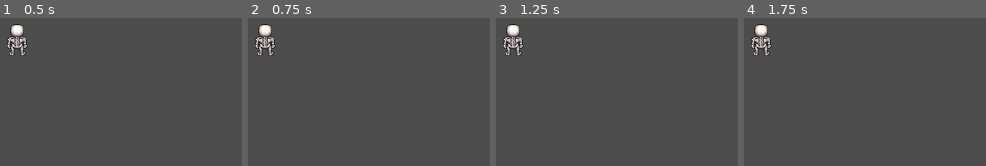
Above: before the commit, frames 1-4 (left to right).
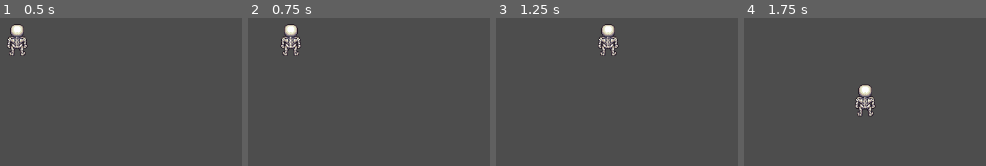
Above: after the commit, the same moments.

Repository: katemayoneill/vape-game
Game: Godot game, scene res://characters/Playground.tscn
The game is run twice, just before and just after one commit, with the same random seed, the same clock (stepped at 60 frames per second) and the same inputs.
Inputs:
- Up to frame 1 (0.5 s): no input
- Up to frame 2 (0.75 s): tap Enter at 0.5 s; hold Right (right, bound only after the commit) from 0.53 s (still down)
- Up to frame 3 (1.25 s): keep holding Right (right, bound only after the commit)
- Up to frame 4 (1.75 s): release Right (right, bound only after the commit) at 1.28 s; hold Down (down, bound only after the commit) from 1.28 s (still down)

Frame 1 is identical in both runs. In frame 2, 2.1% of the frame differs, in the area x 2-22%, y 4-25%; in frame 3, 2.1%; in frame 4, 2.2%, in the area x 2-55%, y 4-67%.

Commit message:
fixed player movement

Diff:
--- a/characters/player/scripts/Player.gd
+++ b/characters/player/scripts/Player.gd
@@ -1,21 +1,22 @@
 class_name Player extends CharacterBody2D
 
-var move_speed : float = 100.0
+@export var move_speed : float = 200.0
 
 func _ready():
-
 	pass
 
 func _process(delta):
+	# Get input direction
+	var direction = Vector2.ZERO
+	direction.x = Input.get_action_strength("right") - Input.get_action_strength("left")
+	direction.y = Input.get_action_strength("down") - Input.get_action_strength("up")
 
-	var direction : Vector2 = Vector2.ZERO
+	# Normalize direction to prevent faster diagonal movement
+	if direction.length() > 0:
+		direction = direction.normalized()
 
-	direction.x = Input.get_action_strength("right") - Input.get_action_strength("left")
-	direction.y = Input.get_action_strength("up") - Input.get_action_strength("down")
-
-	velocity = direction * move_speed * delta
-
-	pass
+	# Set velocity directly (not multiplied by delta here)
+	velocity = direction * move_speed
 
 func _physics_process(delta):
 	move_and_slide()
--- a/project.godot
+++ b/project.godot
@@ -24,15 +24,18 @@
 }
 down={
 "deadzone": 0.5,
-"events": []
+"events": [Object(InputEventKey,"resource_local_to_scene":false,"resource_name":"","device":-1,"window_id":0,"alt_pressed":false,"shift_pressed":false,"ctrl_pressed":false,"meta_pressed":false,"pressed":false,"keycode":0,"physical_keycode":4194322,"key_label":0,"unicode":0,"echo":false,"script":null)
+]
 }
 left={
 "deadzone": 0.5,
-"events": []
+"events": [Object(InputEventKey,"resource_local_to_scene":false,"resource_name":"","device":-1,"window_id":0,"alt_pressed":false,"shift_pressed":false,"ctrl_pressed":false,"meta_pressed":false,"pressed":false,"keycode":0,"physical_keycode":4194319,"key_label":0,"unicode":0,"echo":false,"script":null)
+]
 }
 right={
 "deadzone": 0.5,
-"events": []
+"events": [Object(InputEventKey,"resource_local_to_scene":false,"resource_name":"","device":-1,"window_id":0,"alt_pressed":false,"shift_pressed":false,"ctrl_pressed":false,"meta_pressed":false,"pressed":false,"keycode":0,"physical_keycode":4194321,"key_label":0,"unicode":0,"echo":false,"script":null)
+]
 }
 
 [rendering]
